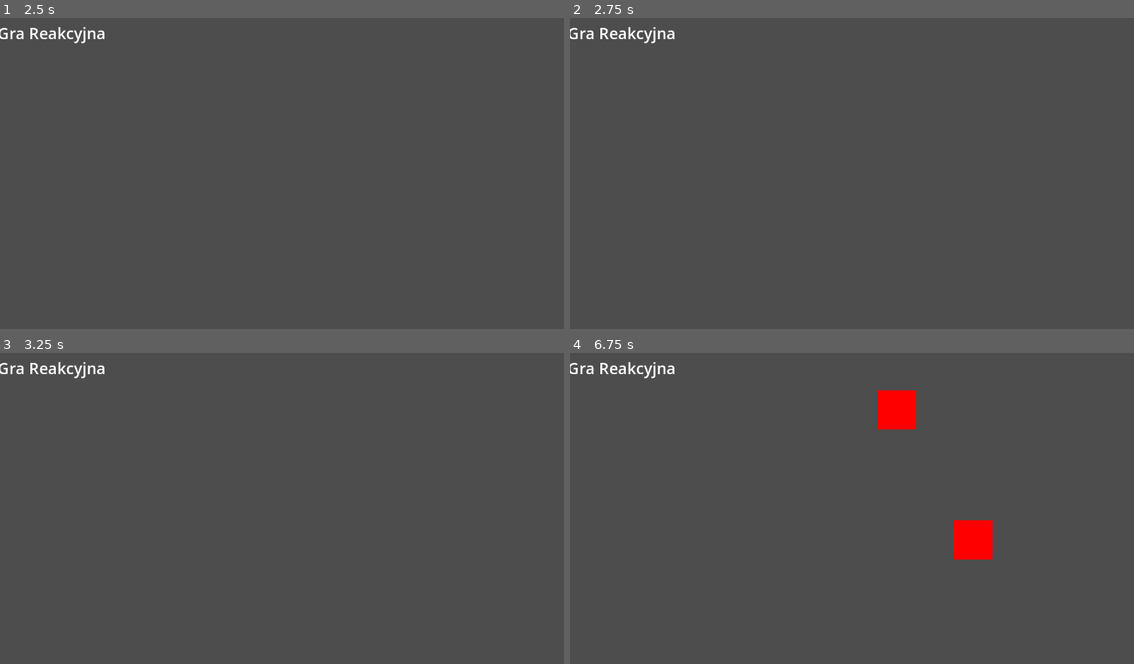
Above: before the commit, frames 1-4 (two rows, left to right).
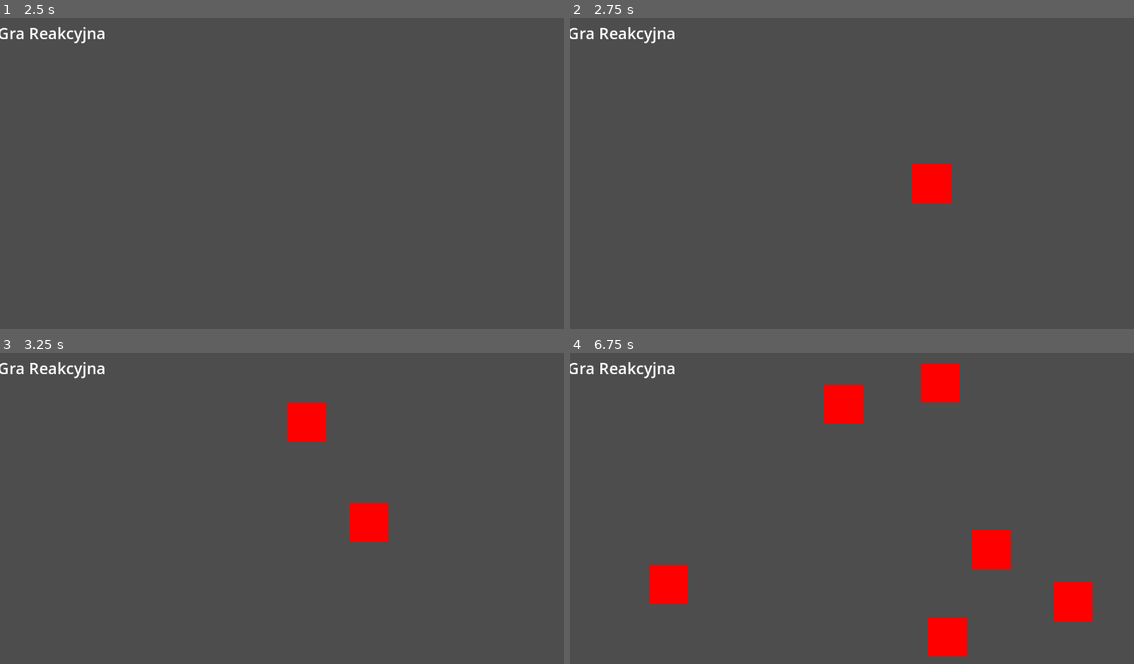
Above: after the commit, the same moments.

Repository: XMefilesX/Rehagame
Game: Godot game, scene res://main.tscn
The game is run twice, just before and just after one commit, with the same random seed, the same clock (stepped at 60 frames per second) and the same inputs.
Inputs (mouse positions are in pixels of both pictures, inside the frame that each line leads up to):
- Up to frame 1 (2.5 s): click "▶ Start" at 0.5 s; click "🔴 HARD - Trudny (timeout 0.7s)" at 1.25 s; tap Enter (ui_accept) at 2, 2.27 s; move the mouse to (186, 257) at 2.02 s; tap Keypad Enter at 2.1 s; click (186, 257) at 2.17 s
- Up to frame 2 (2.75 s): no input
- Up to frame 3 (3.25 s): move the mouse to (169, 520) at 2.77 s; tap Shift at 2.85 s; click (169, 520) at 2.92 s; tap Enter (ui_accept) at 3.02 s
- Up to frame 4 (6.75 s): move the mouse to (908, 436) at 3.52 s; hold Ctrl 3.53-4.28 s; click (908, 436) at 3.67 s; move the mouse to (823, 567) at 4.27 s; tap Keypad Enter at 4.35 s; click (823, 567) at 4.42 s; tap Enter (ui_accept) at 4.52, 5.27 s; move the mouse to (1021, 552) at 5.02 s; hold Shift 5.03-5.75 s; click (1021, 552) at 5.17 s; tap Escape (ui_cancel) at 5.65 s; click "▶ Start" at 5.75 s; click "🔵 ADAPTIVE - Adaptacyjny (ucz…" at 6.5 s

Frame 1 is identical in both runs. In frame 2, 0.9% of the frame differs, in the area x 60-68%, y 46-60%; in frame 3, 1.8%; in frame 4, 6.4%, in the area x 13-93%, y 3-98%.

Commit message:
Przebudowa na prawdziwe segmenty: jeden ciągły spawn loop, spawn_timer strzela ciągle, każdy segment ma tylko jeden typ aktywności, losowe czasy segmentów, target nie blokuje długo (wiele kwadratów w segmencie), sekcje zmieniają się płynnie w czasie.

Diff:
--- a/main.gd
+++ b/main.gd
@@ -47,7 +47,7 @@
 var current_spawn_timer: Timer
 
 # ===========================================================
-# NOWA STRUKTURA: 4 SEKCJE (losowa kolejność)
+# NOWA STRUKTURA: 4 SEKCJE (losowa kolejność) – JEDEN CIĄGŁY LOOP
 # ===========================================================
 enum ActivityType { TARGET, SLICE, REACTION, CIRCLE }
 
@@ -179,11 +179,14 @@
 	print("[Rehagame] Czasy sekcji: ", section_durations, " (suma: ", cum, ")")
 
 # ===========================================================
-# SPAWN CELÓW – TERAZ ZGODNIE Z BIEŻĄCĄ SEKCJĄ (tylko 1 typ na sekcję)
+# SPAWN – JEDEN CIĄGŁY LOOP ZGODNIE Z BIEŻĄCĄ SEKCJĄ
 # ===========================================================
 func _on_spawn_timer_timeout() -> void:
-	if not session_active or rotational_active or is_activity_active:
+	if not session_active:
 		return
+
+	# 1. Sprawdź czy czas na zmianę segmentu (na podstawie czasu rzeczywistego)
+	_check_and_advance_section()
 
 	if current_section >= 4:
 		return
@@ -195,26 +198,31 @@
 	match act_type:
 		ActivityType.TARGET:
 			var target = target_scene.instantiate()
-			# NAPRAW A: losowa pozycja + set_main (wcześniej target pojawiał się tylko w lewym górnym rogu i nie rejestrował trafień)
 			target.position = Vector2(
 				randf_range(SPAWN_MIN_X, SPAWN_MAX_X),
 				randf_range(SPAWN_MIN_Y, SPAWN_MAX_Y)
 			)
 			target.set_main(self)
 			add_child(target)
+			# Dla targeta NIE blokujemy długo – chcemy wiele kwadratów w segmencie
 			is_activity_active = true
-			get_tree().create_timer(1.5).timeout.connect(func(): is_activity_active = false)
-			return
+			get_tree().create_timer(0.3).timeout.connect(func(): is_activity_active = false)
+			# Nie return – spawn_timer będzie dalej strzelał co ~1s
 		ActivityType.SLICE:
+			if is_activity_active or rotational_active:
+				return
 			activity = slice_scene.instantiate()
-			# Losowa długość aktywności (skalowanie procentowe względem trudności)
 			if activity:
 				activity.max_time = DifficultyManager.get_base_timeout() * randf_range(0.75, 1.35)
 		ActivityType.REACTION:
+			if is_activity_active or rotational_active:
+				return
 			activity = reaction_scene.instantiate()
 			if activity:
 				activity.max_time = DifficultyManager.get_base_timeout() * randf_range(0.7, 1.3)
 		ActivityType.CIRCLE:
+			if is_activity_active or rotational_active:
+				return
 			activity = circle_scene.instantiate()
 			is_rot = true
 			rotational_active = true
@@ -238,11 +246,9 @@
 func register_hit(reaction_time: float) -> void:
 	reaction_times.append(reaction_time)
 	hits += 1
-	# System punktów: base + bonus za szybką reakcję (Poprawka #10)
 	score += POINTS_PER_HIT
 	if reaction_time < FAST_REACTION_THRESHOLD:
 		score += POINTS_BONUS_FAST
-	# NAPRAW A: po trafieniu targeta sprawdzamy czy można przejść do następnej sekcji (target nie emituje activity_completed)
 	_check_and_advance_section()
 
 # ===========================================================
@@ -262,7 +268,6 @@
 	label_trafienia.text = "Trafienia: %d" % hits
 	label_punkty.text    = "Wynik: %d pkt" % score
 
-	# Warunek wygranej: niski czas reakcji LUB wysoki wynik punktowy (zgodne z PDF)
 	if (hits > 0 and average < WIN_THRESHOLD) or score >= MIN_SCORE_FOR_WIN:
 		label_wynik.text     = "WYGRAŁEŚ!"
 		label_wynik.modulate = Color.GREEN
@@ -272,7 +277,7 @@
 
 	panel_wynikow.visible = true
 	menu.visible          = true
-	btn_start.visible     = false   # Tylko Restart po zakończeniu sesji
+	btn_start.visible     = false
 
 	_save_session(average)
 
@@ -326,7 +331,6 @@
 # ===========================================================
 func _input(event: InputEvent) -> void:
 	if event.is_action_pressed("ui_cancel") and session_active:
-		# Zatrzymaj sesję i pokaż menu pauzy
 		session_active = false
 		spawn_timer.stop()
 		session_timer.stop()
@@ -339,11 +343,12 @@
 			difficulty_screen.visible = false
 
 # ===========================================================
-# NOWE FUNKCJE: EKRAN "MOJE POSTĘPY" (wymaganie PDF – tekstowa lista sesji)
+# NOWE FUNKCJE: EKRAN "MOJE POSTĘPY"
 # ===========================================================
 func _create_progress_screen() -> void:
 	progress_screen = CanvasLayer.new()
-	progress_screen.name = "ProgressScreen"
+	progress_screen.name = "ProgressScreen
+"
 	progress_screen.visible = false
 	add_child(progress_screen)
 
@@ -359,11 +364,9 @@
 	progress_panel.offset_bottom = 220.0
 	progress_panel.grow_horizontal = Control.GROW_DIRECTION_BOTH
 	progress_panel.grow_vertical = Control.GROW_DIRECTION_BOTH
-	# Jasne tło panelu dla kontrastu
 	progress_panel.modulate = Color(0.95, 0.95, 0.98, 1)
 	progress_screen.add_child(progress_panel)
 
-	# Tytuł ekranu
 	var title := Label.new()
 	title.text = "📊 Moje postępy – historia treningów"
 	title.horizontal_alignment = HORIZONTAL_ALIGNMENT_CENTER
@@ -374,7 +377,6 @@
 	title.anchors_preset = 10
 	progress_panel.add_child(title)
 
-	# Kontener przewijany z listą
 	var scroll := ScrollContainer.new()
 	scroll.anchors_preset = 15
 	scroll.anchor_left = 0.04
@@ -391,7 +393,6 @@
 	progress_list.add_theme_constant_override("separation", 8)
 	scroll.add_child(progress_list)
 
-	# Przyciski akcji na dole
 	var btn_box := HBoxContainer.new()
 	btn_box.anchors_preset = 12
 	btn_box.anchor_left = 0.1
@@ -418,26 +419,21 @@
 	btn_box.add_child(btn_clear)
 
 func _style_ui() -> void:
-	# Wysoki kontrast + duże czcionki dla dostępności (zgodne z PDF)
-	# Tytuł główny
 	if has_node("Tlo/LabelTytul"):
 		var tytul: Label = $Tlo/LabelTytul
 		tytul.set("theme_override_font_sizes/font_size", 32)
 		tytul.modulate = Color.WHITE
 
-	# Etykiety w panelu wyników
 	for lbl in [label_sredni, label_trafienia, label_punkty, label_wynik]:
 		if lbl:
 			lbl.set("theme_override_font_sizes/font_size", 20)
-			lbl.modulate = Color(0.1, 0.1, 0.15, 1)  # ciemny tekst na jasnym panelu
-
-	# Przyciski w menu (w tym nowy reset)
+			lbl.modulate = Color(0.1, 0.1, 0.15, 1)
+
 	for btn in [btn_start, btn_restart, btn_progress, btn_reset_adaptive]:
 		if btn:
 			btn.set("theme_override_font_sizes/font_size", 22)
 			btn.modulate = Color.WHITE
 
-	# Przyciski ekranu trudności
 	for btn in [btn_easy, btn_normal, btn_hard, btn_adaptive]:
 		if btn:
 			btn.set("theme_override_font_sizes/font_size", 18)
@@ -450,7 +446,6 @@
 	_show_progress()
 
 func _show_progress() -> void:
-	# Wyczyść starą listę
 	for child in progress_list.get_children():
 		child.queue_free()
 
@@ -463,7 +458,6 @@
 		empty.modulate = Color(0.4, 0.4, 0.5, 1)
 		progress_list.add_child(empty)
 	else:
-		# Najnowsze na górze (odwróć tablicę)
 		var sorted := sessions.duplicate()
 		sorted.reverse()
 		var to_show := sorted.slice(0, 12) if sorted.size() > 12 else sorted
@@ -482,7 +476,6 @@
 			entry.modulate = Color(0.2, 0.6, 0.3, 1) if is_win else Color(0.7, 0.3, 0.3, 1)
 			progress_list.add_child(entry)
 
-			# Separator
 			var sep := HSeparator.new()
 			sep.modulate = Color(0.7, 0.7, 0.75, 0.6)
 			progress_list.add_child(sep)
@@ -499,7 +492,6 @@
 	if file:
 		file.store_string("[]")
 		file.close()
-	# Odśwież widok
 	_show_progress()
 
 func _on_rotational_completed(_activity, success: bool) -> void:
@@ -613,20 +605,18 @@
 		DifficultyManager.reset_adaptive()
 	_reset_session_data()
 
-	# === NOWA LOGIKA 4 SEKCJI ===
 	_generate_sections()
 	section_start_time = Time.get_ticks_msec() / 1000.0
 	current_section = 0
 
 	session_timer.start()
-	spawn_timer.start(0.6)   # pierwsze spawn szybkie
+	spawn_timer.start(0.6)
 	session_active = true
 	if difficulty_screen:
 		difficulty_screen.visible = false
 
 func _on_reset_adaptive_pressed() -> void:
 	DifficultyManager.reset_adaptive()
-	# Prosty komunikat powiadomienia
 	var notif := Label.new()
 	notif.text = "✅ Adaptive zresetowany do bazowego timeoutu 1.0s"
 	notif.horizontal_alignment = HORIZONTAL_ALIGNMENT_CENTER
